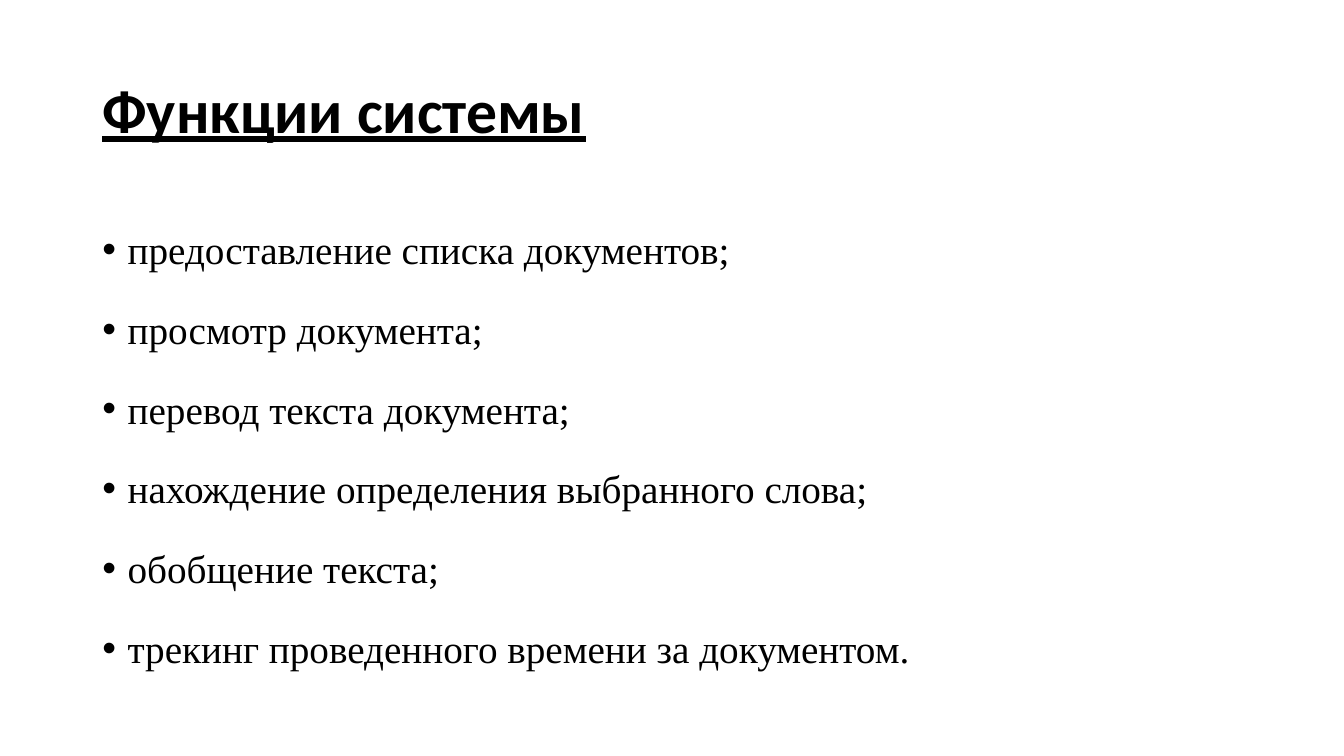
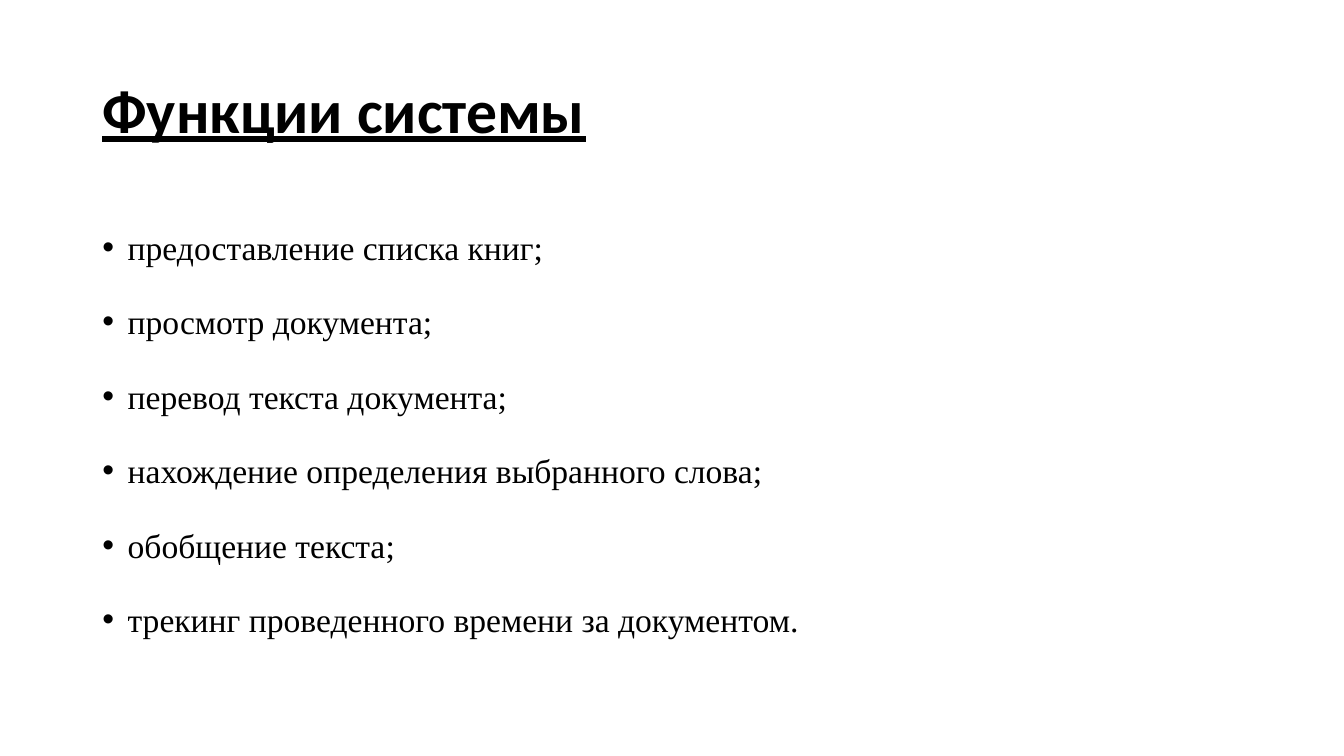
Before and after one commit to an-nguen/UlstuGradWork, a slide deck: slide 3 of docs/Презентация.pptx (slide 5 before the commit). Drawn at 1344x756 pixels with LibreOffice and Linux fonts; fonts in the diff are those of the drawing. Boxes give left, top, right and bottom in pixels: in the first picture for what was removed or moved away, otherwise in the second. Text is boxed around its words. In the diff, an @@ line names an element or a change of style, - is before the commit and + after.

```diff
--- a/docs/Презентация.pptx
+++ b/docs/Презентация.pptx
@@ text at [128, 244, 543, 266]: text changed; size 28 to 24 pt @@
-• предоставление списка документов;
+• предоставление списка книг;
@@ text at [128, 318, 798, 639]: size 28 to 24 pt in "просмотр документа;", "перевод текста документа;", "нахождение определения выбранного слова;", "обобщение текста;" and 1 more places; line spacing 1.4 to 1.5 @@
```
Also in this commit, not shown: 2 other slides changed, 1 slide added, 5 slides removed, 1 other file.
